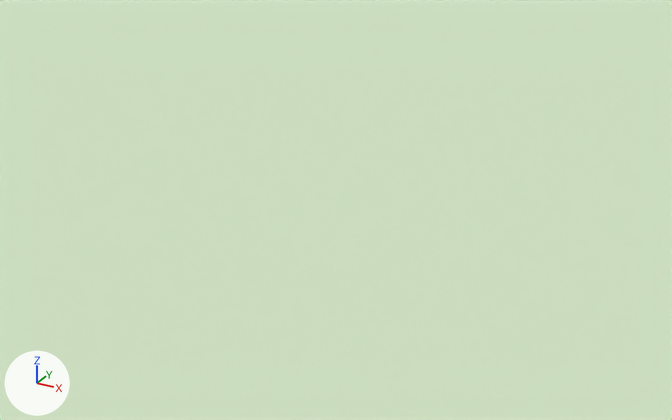
The Blender file src/projectX/projectX.blend as it was, and as the next commit left it.
Both versions are drawn from a 50 mm lens placed at (4.3, -2.4, 1.39), pointed at (2.55, 0.78, -0.19). Arrows for +X, +Y and +Z are at lower left; the lights stay in place. Mesh edges are drawn as thin lines.
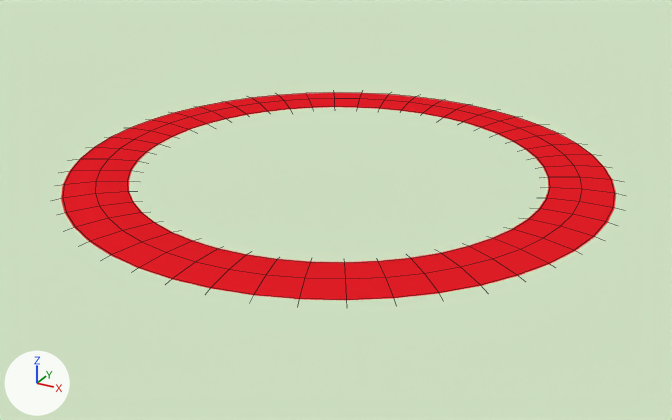
What differs and where, as boxes (x1, y1, x2, y2) in the pictures (672 x 420 px):
'Spawn_Circle', added (red): after (61, 93, 616, 300)

The change, as a diff of the scene's bpy script:
```diff
--- a/src/projectX/projectX.blend.py
+++ b/src/projectX/projectX.blend.py
@@ mat_material_003 @@
+mat_material_003 = diffuse_material('Material.003')
+mat_material_003.base_color = (0.8, 0.0134, 0.0207)  # red #e71f27
@@ me_torus @@
+me_torus.from_pydata(...)  # a torus around z (ring radius 1.0, tube radius 0.25) spanning x -1.25..1.25, y -1.25..1.25, z -0.25..0.25
+me_torus.materials.append(mat_material_003)  # red #e71f27
@@ ob_spawn_circle @@
+ob_spawn_circle = bpy.data.objects.new('Spawn_Circle', me_torus)
+ob_spawn_circle.location = (2.535, 0.831, -0.062)
+ob_spawn_circle.scale = (1.0, 1.0, 0.156)
```
